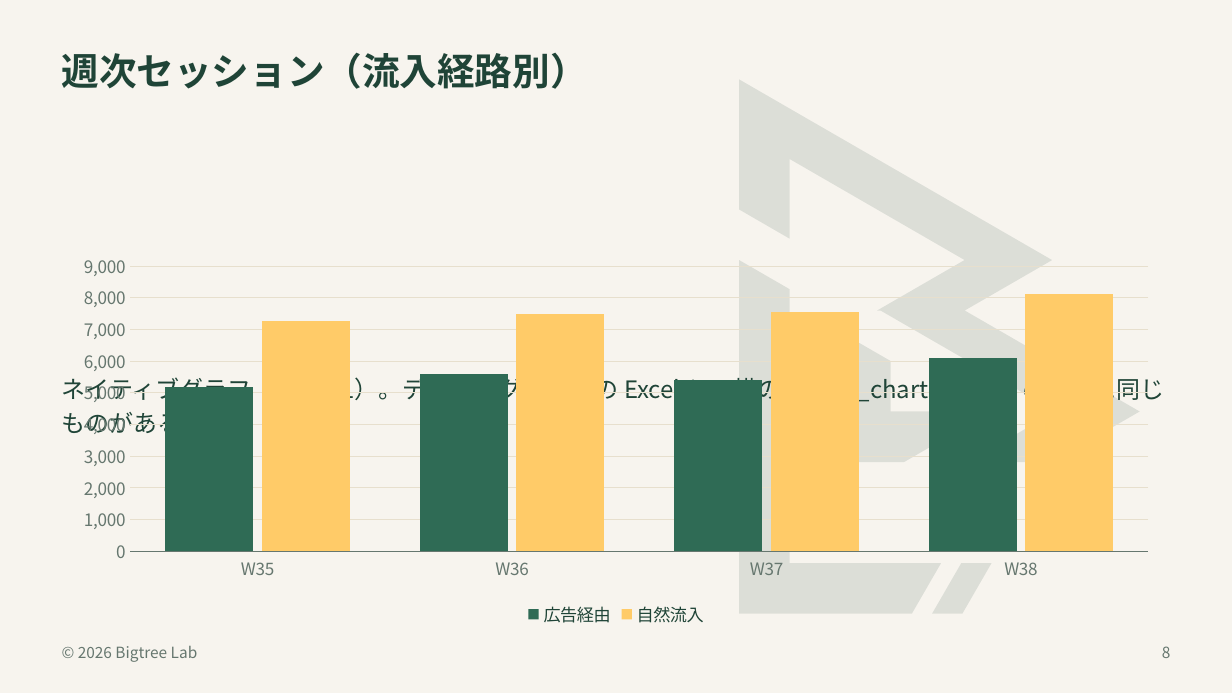
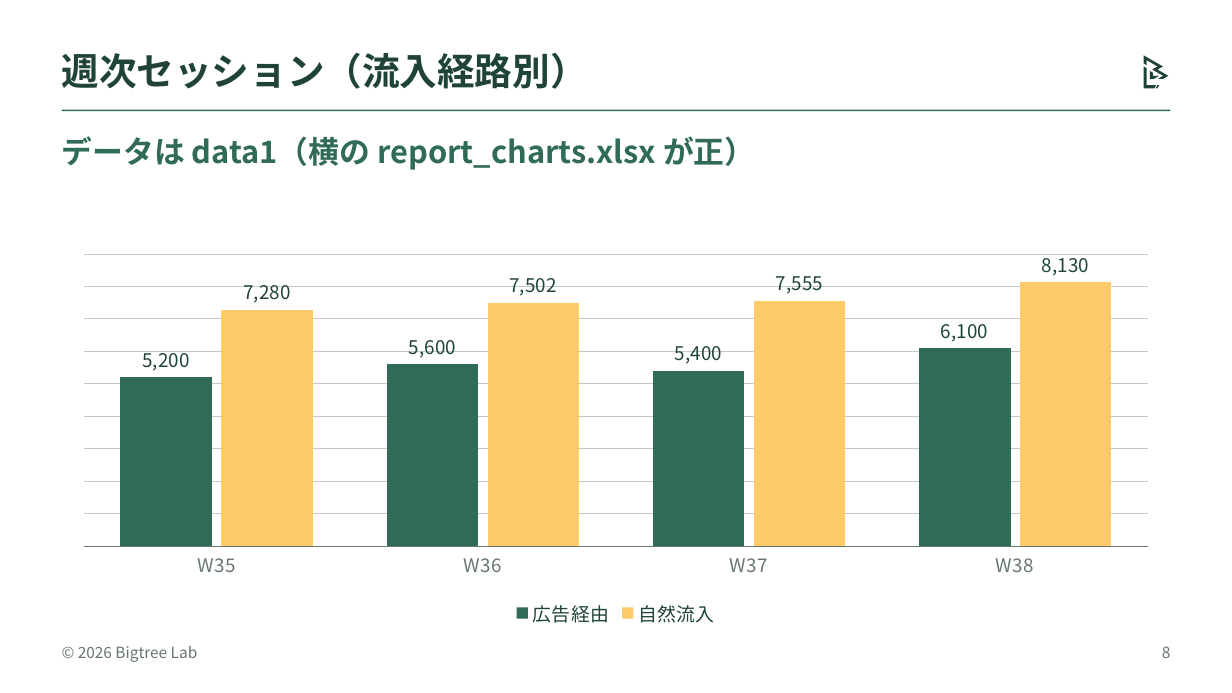
Before and after one commit to bigtree1984/office_3_apps_with_claude, a slide deck: slide 8 of bigtree/samples/bigtree_lab_charts.pptx. Drawn at 1232x693 pixels with LibreOffice and Linux fonts; fonts in the diff are those of the drawing. Boxes give left, top, right and bottom in pixels: in the first picture for what was removed or moved away, otherwise in the second. Text is boxed around its words. In the diff, an @@ line names an element or a change of style, - is before the commit and + after.

```diff
--- a/bigtree/samples/bigtree_lab_charts.pptx
+++ b/bigtree/samples/bigtree_lab_charts.pptx
@@ background #F7F4EE to #FFFFFF @@
@@ freeform shape added at box(1143, 54, 1169, 89), fill #1F4437 @@
@@ freeform shape removed at box(729, 69, 1151, 623) @@
@@ rectangle added at box(62, 110, 1170, 111), fill #2F6B55 @@
@@ text at box(62, 136, 755, 170): text changed; size 14 to 18 pt; text colour #1F4437 to #2F6B55; bold on @@
-ネイティブグラフ（graph1）。データはグラフ内の Excel と、横の report_charts.xlsx の data1 に同じものがある
+データは data1（横の report_charts.xlsx が正）
@@ column chart at box(62, 246, 1170, 631) @@
@@ data labels of 広告経由 added @@
-自然流入: 7300, 7500, 7600, 8100
+自然流入: 7280, 7502, 7555, 8130
@@ data labels of 自然流入 added @@
@@ legend changed @@
@@ category axis changed @@
@@ value axis changed @@
@@ lettering changed @@
```
Also in this commit, not shown: 2 other slides changed, 5 slides added, 13 other files.
